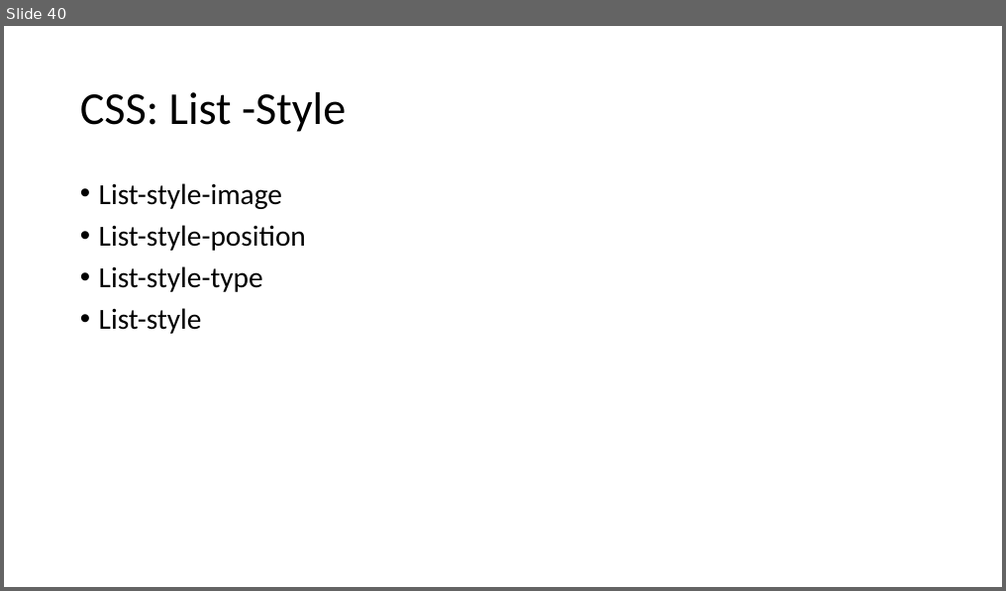
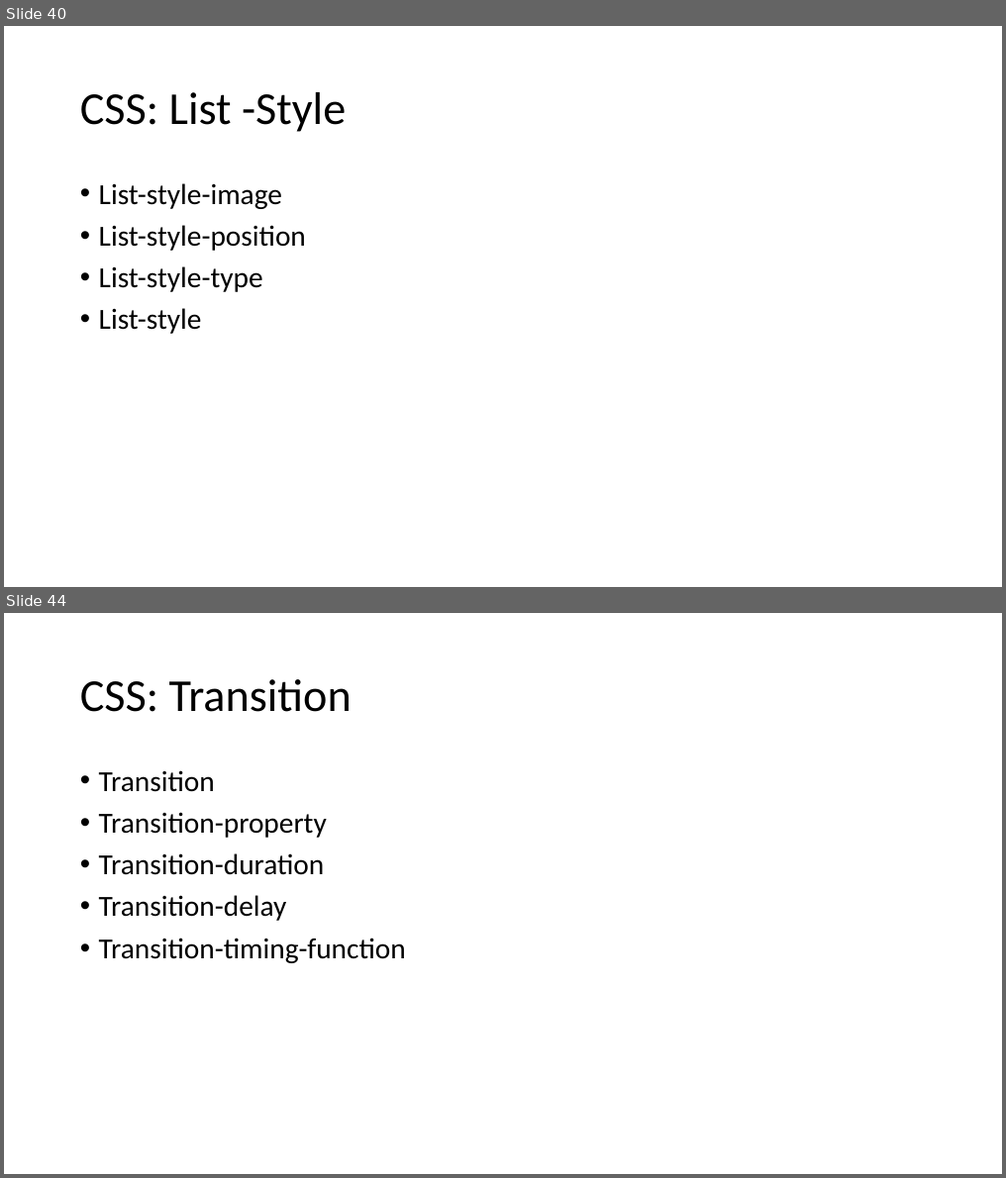
Before and after one commit to PiyushChaturvedii/Batch05, a slide deck: CSS3.pptx. Shown one above the other, each under a label of ours: slide 40 before the commit, slides 40 and 44 after it; the slides between them are not shown. The pictures are 1006x591 and 1006x1178 pixels, drawn with LibreOffice and Linux fonts; fonts in the diff are those of the drawing. Boxes give left, top, right and bottom in pixels: in the first picture for what was removed or moved away, otherwise in the second. Text is boxed around its words. In the diff, an @@ line names an element or a change of style, - is before the commit and + after.

```diff
--- a/CSS3.pptx
+++ b/CSS3.pptx
@@ slide 44 added at box(4, 613, 1002, 1174), background #FFFFFF @@
@@ title added at box(80, 679, 351, 712), 44 pt, text #000000 @@
+CSS: Transition
@@ text added at box(99, 770, 406, 963), 28 pt, text #000000 @@
+• Transition
+• Transition-property
+• Transition-duration
+• Transition-delay
+• Transition-timing-function
```
Also in this commit, not shown: 1 slide changed, 4 other slides added, 3 other files.
